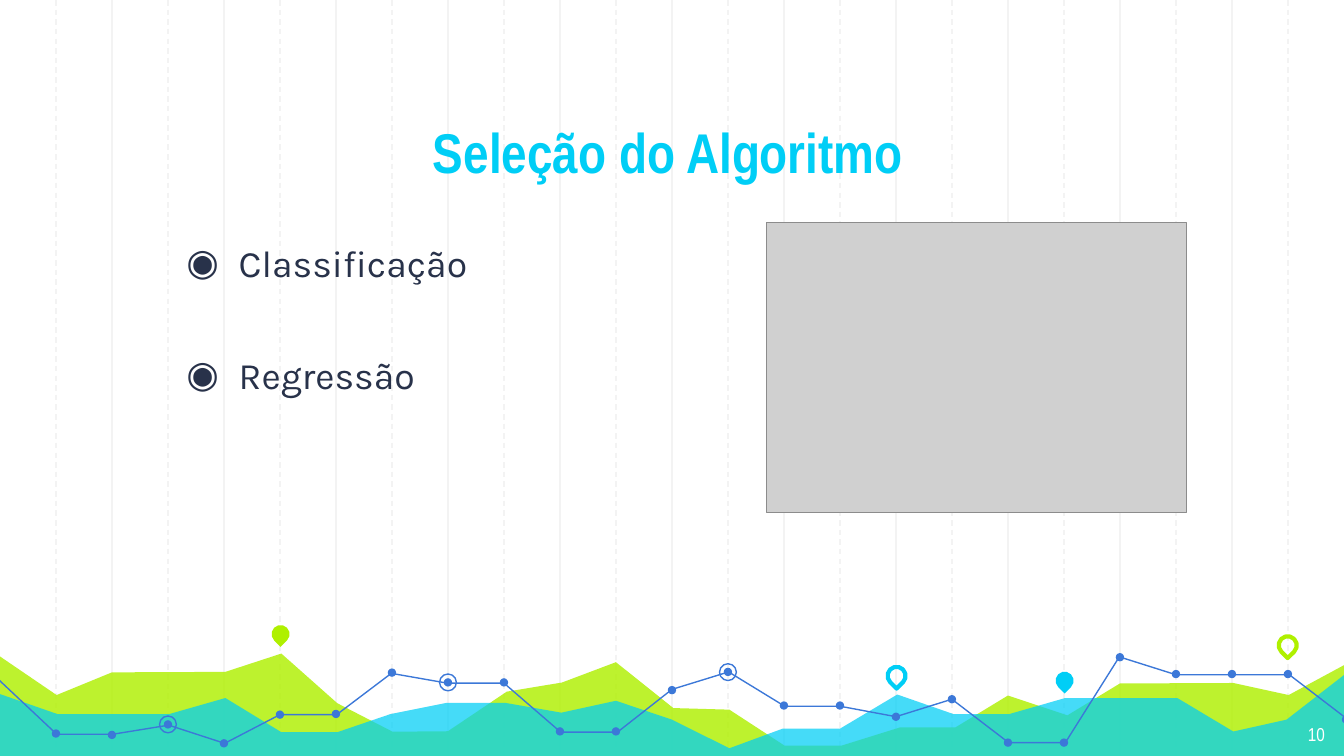
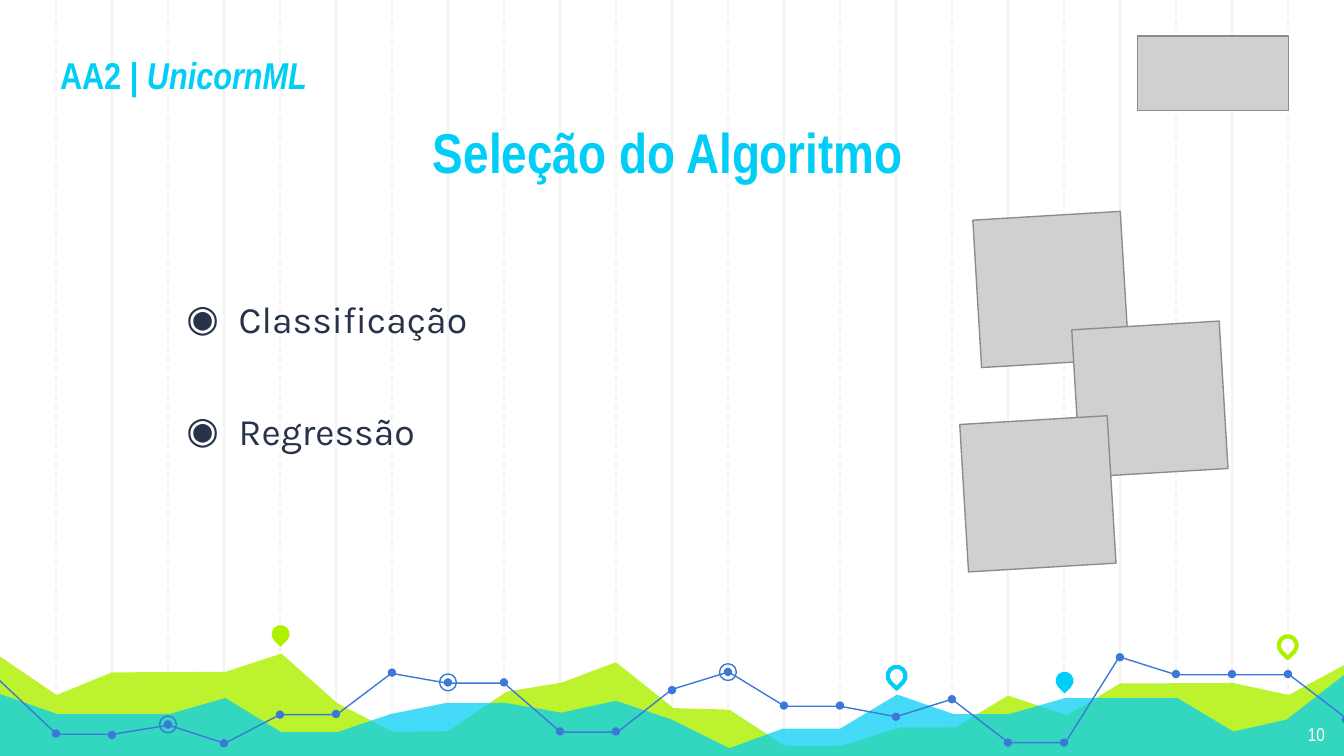
Before and after one commit to Nelson198/AA2, a slide deck: slide 10 of Presentation/Presentation.pptx. Drawn at 1344x756 pixels with LibreOffice and Linux fonts; fonts in the diff are those of the drawing; grey boxes stand for pictures. Boxes give left, top, right and bottom in pixels: in the first picture for what was removed or moved away, otherwise in the second. Text is boxed around its words. In the diff, an @@ line names an element or a change of style, - is before the commit and + after.

```diff
--- a/Presentation/Presentation.pptx
+++ b/Presentation/Presentation.pptx
@@ picture added at box(1138, 36, 1289, 112) @@
@@ title added at box(60, 62, 307, 90), 20 pt, text #00CEF6, bold, italic @@
+AA2 | UnicornML
@@ text "Classificação": place and size @@
-text "Classificação" at box(239, 251, 467, 398)
+text "Classificação" at box(239, 307, 467, 454)
@@ picture removed at box(766, 223, 1185, 513) @@
@@ picture added at box(973, 211, 1129, 367) @@
@@ picture added at box(1072, 321, 1229, 477) @@
@@ picture added at box(959, 416, 1116, 573) @@
```
Also in this commit, not shown: 11 other slides changed, 1 slide added, 3 slides removed.
